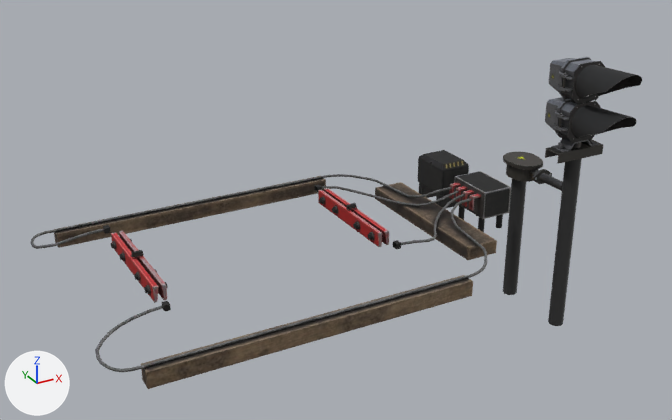
An edit to the glTF model data/models/default-objects/ab_shnt.gltf, drawn before and after from the same camera.
One viewpoint serves both versions: a 50 mm camera at (-4.77, -5.34, 2.97) aimed at (-1.74, 0.16, 0.21). Every picture has the same lights, and +X, +Y and +Z are marked at lower left. The picture after the commit comes second. Where no turn or scale is listed for an object, it has been applied to the vertices. Vertices at exactly the same position are counted once.

The older version as bpy lines, for what is in view:
```python
me_изостык = bpy.data.meshes.new('Изостык')
me_изостык.from_pydata(...)  # 2606 vertices, 4864 faces; spans x -3.8..-0.4, y -1.06..1.06, z -0.33..0.07
me_изостык.materials.append(mat_material__1)  # picture img_rm_izostyk_jpg
me_светофор_3 = bpy.data.meshes.new('Светофор 3')
me_светофор_3.from_pydata(...)  # 756 vertices, 1270 faces; spans x -0.22..0.22, y -0.48..0.74, z -1.52..0.67
me_светофор_3.materials.append(mat_material__2)  # picture img_rm_km1_jpg
ob_изостык = bpy.data.objects.new('Изостык', me_изостык)
ob_изостык.location = (0.0, 0.0, 0.239)
ob_светофор_3 = bpy.data.objects.new('Светофор 3', me_светофор_3)
ob_светофор_3.location = (0.0, -0.399, 0.577)
```
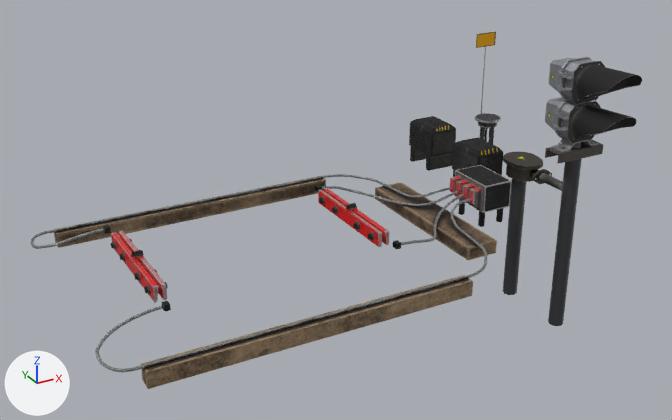
The newer file is also turned or shifted as a whole; pictures and numbers use the older file's frame.

Diff of the bpy script that builds the scene:
```diff
--- a/data/models/default-objects/ab_shnt.gltf.py
+++ b/data/models/default-objects/ab_shnt.gltf.py
@@ img_rm_km1_orm_jpg @@
+img_rm_km1_orm_jpg = load_image('RM_KM1_ORM.jpg', 'textures/RM_KM1_ORM.jpg', 2048, 2048, 'Non-Color')
@@ img_rm_km1_n_jpg @@
+img_rm_km1_n_jpg = load_image('RM_KM1_N.jpg', 'textures/RM_KM1_N.jpg', 2048, 2048, 'Non-Color')
@@ img_rm_km1_rgba_jpg @@
+img_rm_km1_rgba_jpg = load_image('RM_KM1_RGBA.jpg', 'textures/RM_KM1_RGBA.jpg', 2048, 2048, 'sRGB')
@@ img_rm_izostyk_rgba_jpg @@
+img_rm_izostyk_rgba_jpg = load_image('RM_izostyk_RGBA.jpg', 'textures/RM_izostyk_RGBA.jpg', 4096, 4096, 'sRGB')
@@ img_rm_izostyk_orm_jpg @@
+img_rm_izostyk_orm_jpg = load_image('RM_izostyk_ORM.jpg', 'textures/RM_izostyk_ORM.jpg', 4096, 4096, 'Non-Color')
@@ img_rm_izostyk_n_jpg @@
+img_rm_izostyk_n_jpg = load_image('RM_izostyk_N.jpg', 'textures/RM_izostyk_N.jpg', 4096, 4096, 'Non-Color')
@@ mat_material__4 @@
+mat_material__4 = bpy.data.materials.new('Material #4')
+# uses the picture img_rm_km1_n_jpg
+# uses the picture img_rm_km1_orm_jpg
+# uses the picture img_rm_km1_rgba_jpg
@@ mat_material__3 @@
+mat_material__3 = bpy.data.materials.new('Material #3')
+# uses the picture img_rm_izostyk_n_jpg
+# uses the picture img_rm_izostyk_orm_jpg
+# uses the picture img_rm_izostyk_rgba_jpg
@@ me_изостык @@
 # used by ob_изостык; location = (0.0, 0.0, 0.239)
-me_изостык.from_pydata(...)  # 2606 vertices, 4864 faces; spans x -3.8..-0.4, y -1.06..1.06, z -0.33..0.07
+me_изостык.from_pydata(...)  # 2964 vertices, 5460 faces; spans x -3.8..0.26, y -1.06..1.37, z -0.31..0.92
+# me_изостык part 1: the loose piece of 62 vertices spanning x -0.73..-0.41, y -0.19..0.19, z -0.19..0.02 is moved by (0.0, 0.0, 0.05), in mat_material__3
+# me_изостык part 2: the loose piece of 60 vertices spanning x -0.67..-0.41, y 0.34..0.7, z -0.33..0.06 is moved by (0.35, 0.0, 0.05), in mat_material__3
+# me_изостык part 3: the loose piece of 60 vertices spanning x -0.67..-0.41, y 0.34..0.7, z -0.33..0.06 is copied, and the copy is moved by (0.35, 0.67, 0.05), in mat_material__3; it spans x -0.32..-0.06, y 1.01..1.37, z -0.28..0.11
+# me_изостык part 4: a new loose piece, a box spanning x 0.0459..0.2474, y 0.9424..0.9449, z 0.8034..0.9216, in mat_material__3
+# me_изостык part 5: the loose piece of 36 vertices spanning x -0.47..-0.42, y -0.15..-0.11, z -0.33..-0.19 is moved by (0.0, 0.0, 0.05), in mat_material__3
+# me_изостык part 6: the loose piece of 36 vertices spanning x -0.65..-0.6, y 0.11..0.15, z -0.33..-0.19 is moved by (0.0, 0.0, 0.05), in mat_material__3
+# me_изостык part 7: the loose piece of 36 vertices spanning x -0.65..-0.6, y -0.15..-0.11, z -0.33..-0.19 is moved by (0.0, 0.0, 0.05), in mat_material__3
+# me_изостык part 8: a new loose piece of 72 vertices spanning x 0.03..0.26, y 0.74..0.96, z 0.13..0.2, in mat_material__3
+# me_изостык part 9: a new loose piece of 54 vertices spanning x 0.14..0.15, y 0.94..0.95, z 0.2..0.8, in mat_material__3
+# me_изостык part 10
+# 16 vertices are added at x 0.13..0.16, y 0.77..0.93, z -0.29..0.13
+# 16 new faces join them
+# me_изостык part 11: 4404 faces spanning x -3.8..-0.72, y -1.06..1.06, z -0.24..0.07 switch from mat_material__1 (picture img_rm_izostyk_jpg) to mat_material__3
+# other edits to the shape of me_изостык do not show in these pictures
@@ me_светофор_3 @@
 me_светофор_3.from_pydata(...)  # 756 vertices, 1270 faces; spans x -0.22..0.22, y -0.48..0.74, z -1.52..0.67
-me_светофор_3.materials.append(mat_material__2)  # picture img_rm_km1_jpg
+me_светофор_3.materials.append(mat_material__4)
```

Boxes (x1, y1, x2, y2) around the edits, measured in the pictures (672 x 420 px; the box of a moved part takes in the faces that stretch with it):
'Изостык', reshaped (49% taller): before (30, 150, 511, 389); after (30, 32, 512, 389)
part 1 of me_изостык, moved or reshaped: before (449, 171, 511, 219); after (449, 165, 512, 213)
part 2 of me_изостык, moved or reshaped: before (418, 150, 469, 208); after (452, 137, 503, 177)
part 3 of me_изостык, added: after (409, 116, 456, 171)
part 4 of me_изостык, added: after (476, 32, 496, 48)
part 5 of me_изостык, moved or reshaped: before (496, 214, 503, 228); after (496, 208, 503, 222)
part 6 of me_изостык, moved or reshaped: before (458, 205, 465, 220); after (458, 199, 465, 215)
part 7 of me_изостык, moved or reshaped: before (478, 217, 485, 232); after (478, 210, 485, 227)
part 8 of me_изостык, added: after (475, 113, 501, 128)
part 9 of me_изостык, added: after (481, 47, 486, 114)
part 10 of me_изостык, added (mostly hidden): after (480, 127, 494, 144)
part 11 of me_изостык, recoloured: (30, 174, 497, 389) in both
